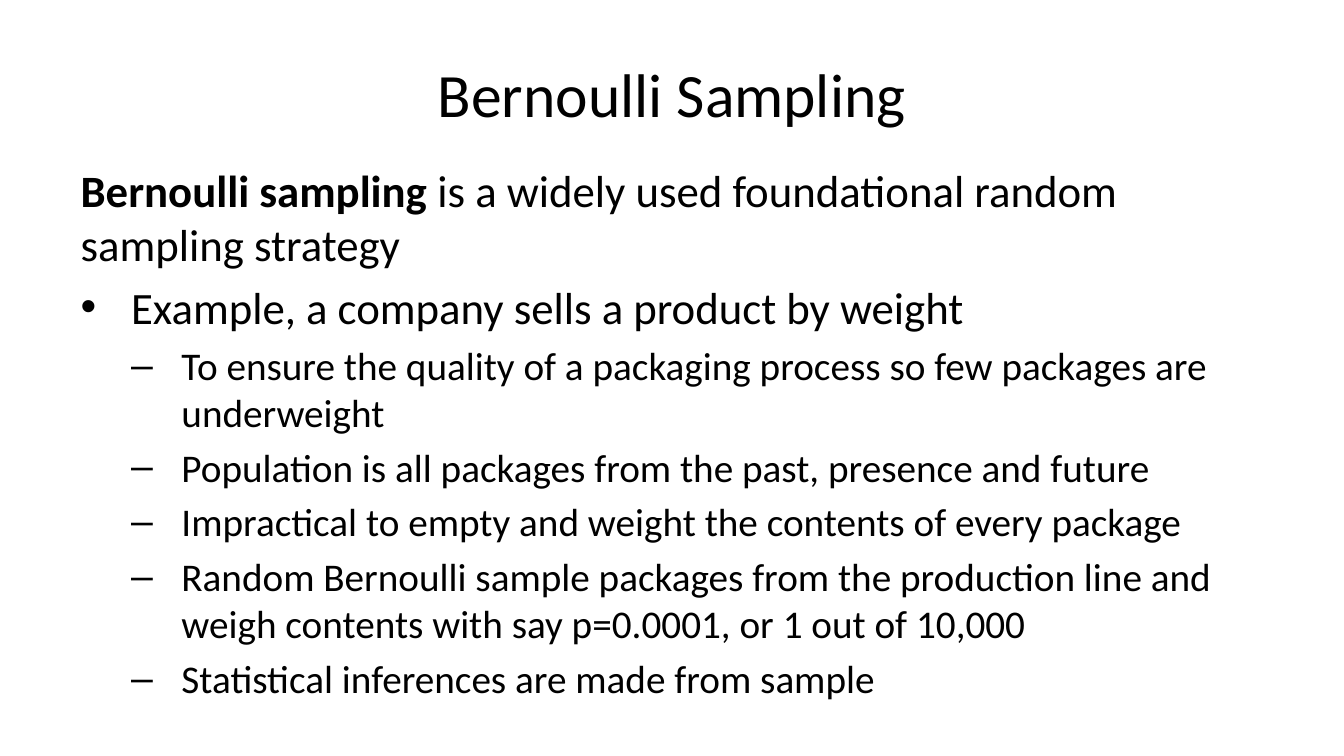
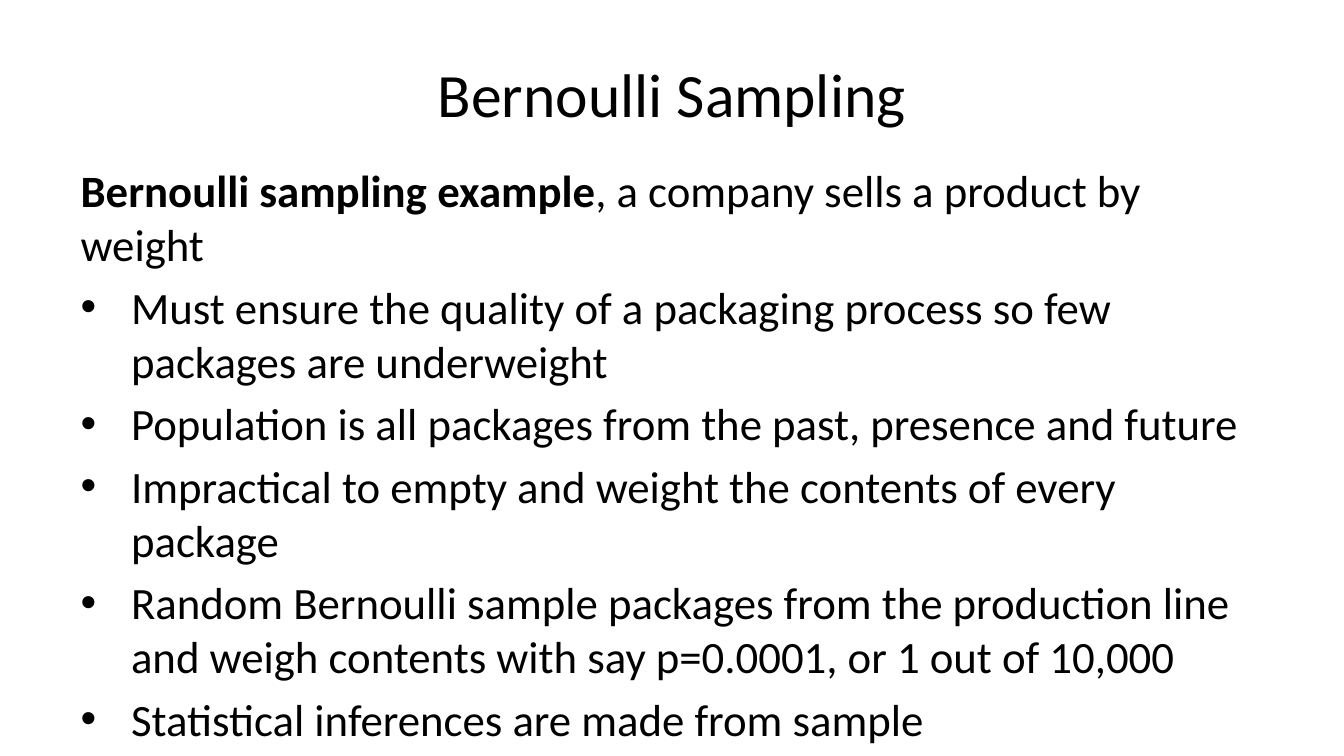
Before and after one commit to StephenElston/CSCI-E-83, a slide deck: slide 30 of LectureSlides/04_SamplingAndSimulation.pptx (slide 26 before the commit). Drawn at 1344x756 pixels with LibreOffice and Linux fonts; fonts in the diff are those of the drawing. Boxes give left, top, right and bottom in pixels: in the first picture for what was removed or moved away, otherwise in the second. Text is boxed around its words. In the diff, an @@ line names an element or a change of style, - is before the commit and + after.

Commit message:
Added visualization review slides and examples

```diff
--- a/LectureSlides/04_SamplingAndSimulation.pptx
+++ b/LectureSlides/04_SamplingAndSimulation.pptx
@@ text at box(81, 175, 1141, 386): text changed @@
-Bernoulli sampling is a widely used foundational random sampling strategy
-• Example, a company sells a product by weight
-  – To ensure the quality of a packaging process so few packages are underweight
+Bernoulli sampling example, a company sells a product by weight
+• Must ensure the quality of a packaging process so few packages are underweight
@@ text at box(131, 409, 1237, 744): size 21 to 24 pt in "Population is all packages from the past, ...", "Impractical to empty and weight the contents ...", "Random Bernoulli sample packages from the production ...", "Statistical inferences are made from sample"; bullet – to •; list level 2 to 1 in "Population is all packages from ..."; list level 2 to 1 in "Impractical to empty and weight ..."; list level 2 to 1 in "Random Bernoulli sample packages from ..."; list level 2 to 1 in "Statistical inferences are made from ..." @@
```
Also in this commit, not shown: 5 other slides changed, 6 slides added, 1 slide removed, 2 other files.
